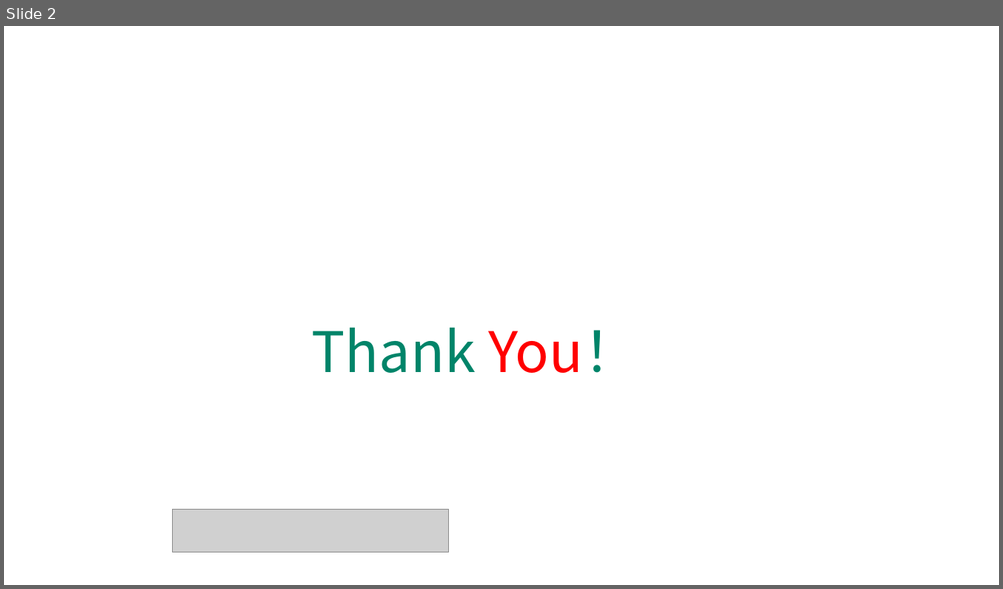
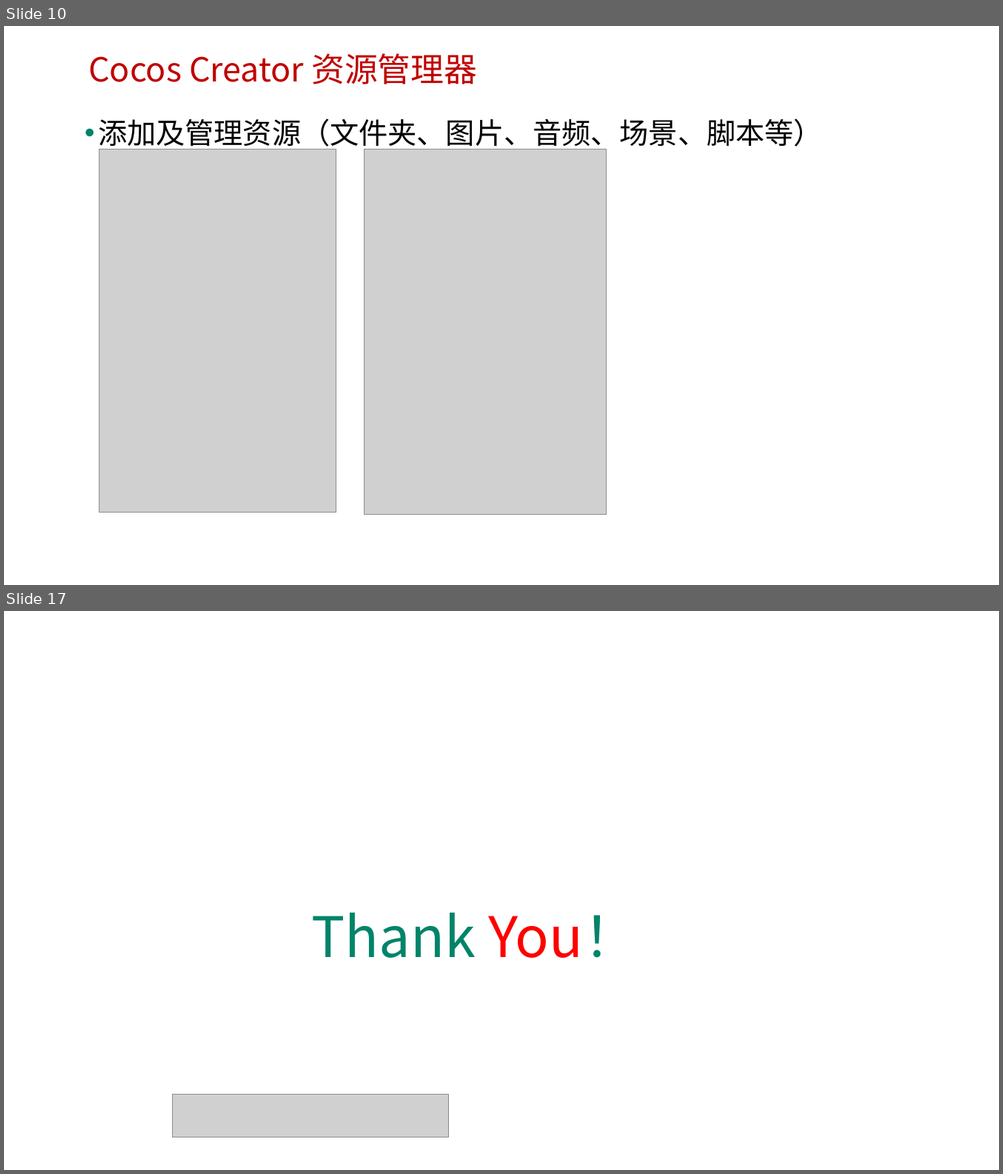
Before and after one commit to edu2act/course-H5-Animation-and-Game-Development, a slide deck: materials/slides/ch16.pptx. Shown one above the other, each under a label of ours: slide 2 before the commit, slides 10 and 17 after it; the slides between them are not shown. The pictures are 1003x589 and 1003x1174 pixels, drawn with LibreOffice and Linux fonts; fonts in the diff are those of the drawing; grey boxes stand for pictures; background and template pictures are left out. Boxes give left, top, right and bottom in pixels: in the first picture for what was removed or moved away, otherwise in the second. Text is boxed around its words. In the diff, an @@ line names an element or a change of style, - is before the commit and + after.

```diff
--- a/materials/slides/ch16.pptx
+++ b/materials/slides/ch16.pptx
@@ slide 10 added at (4, 26, 999, 585), background picture (left out) @@
@@ text added at (88, 53, 477, 84), 32 pt, text #C00000 @@
+Cocos Creator 资源管理器
@@ text added at (98, 118, 822, 152), 28 pt, text #000000 @@
+• 添加及管理资源（文件夹、图片、音频、场景、脚本等）
@@ picture added at (99, 150, 336, 512) @@
@@ picture added at (364, 150, 606, 515) @@
@@ what was slide 2 is now slide 17 @@
```
Also in this commit, not shown: 1 slide changed, 14 other slides added, 22 other files.
